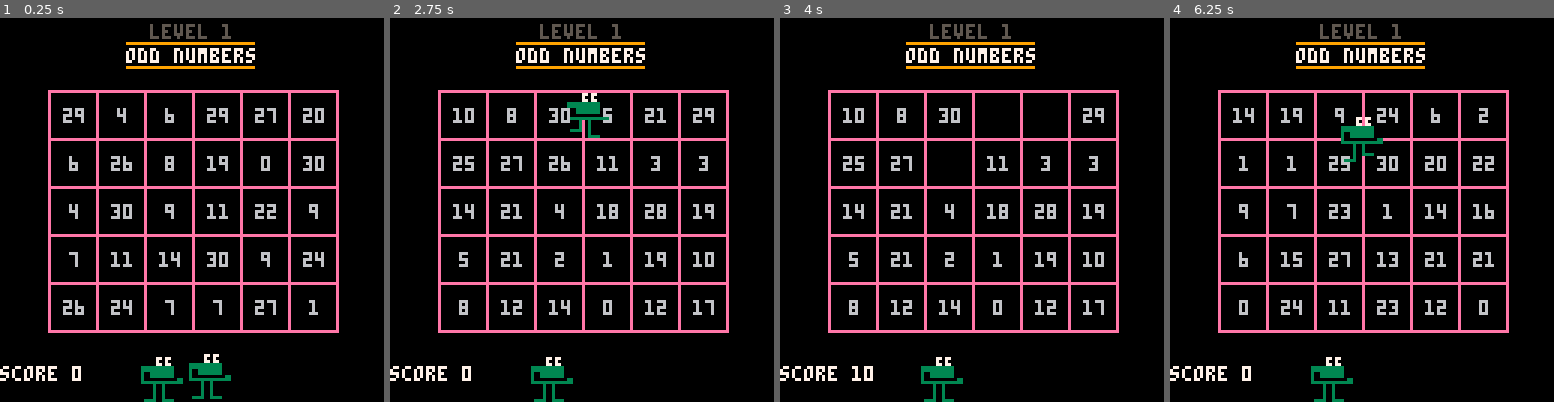
Above: before the commit, frames 1-4 (left to right).
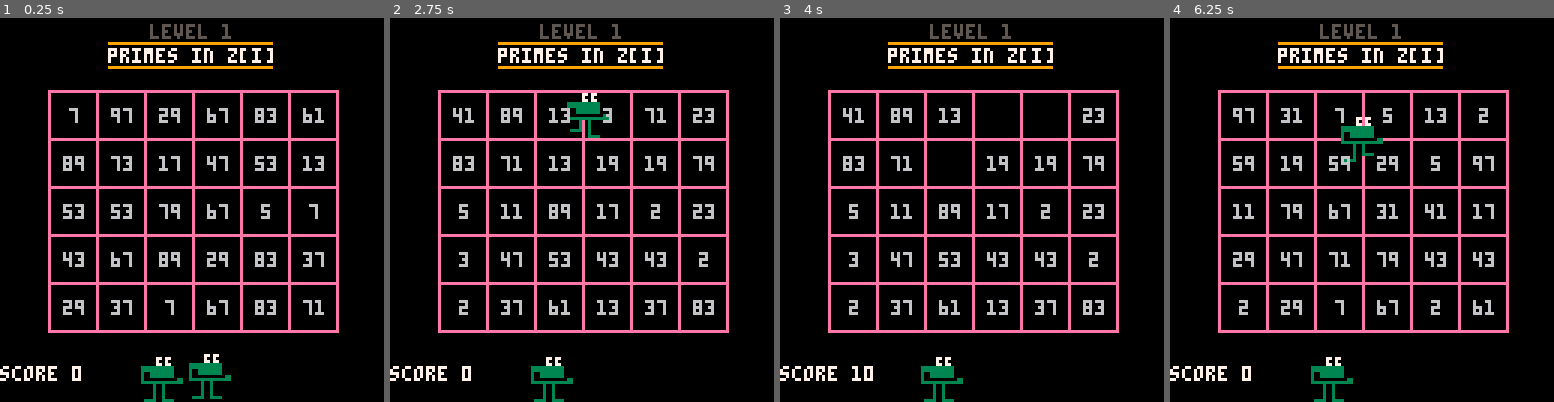
Above: after the commit, the same moments.

Repository: m4thpro/nl
Game: PICO-8 cartridge nl.p8
The game is run twice, just before and just after one commit, with the same random seed, the same clock (stepped at 60 frames per second) and the same inputs.
Inputs:
- Up to frame 1 (0.25 s): no input
- Up to frame 2 (2.75 s): tap X (X key) at 0.33, 1.07, 1.85 s; tap O (Z key) at 0.7, 1.7, 2.1, 2.5 s; hold Right 1.6-2.1 s; hold Up 2.15-2.42 s; hold Right from 2.47 s (still down)
- Up to frame 3 (4 s): tap O (Z key) at 2.9, 3.3, 3.7 s; tap X (X key) at 2.97 s; release Right at 3.03 s; hold Left 3.08-3.58 s; hold Down 3.63-3.97 s
- Up to frame 4 (6.25 s): hold Right 4.02-4.68 s; tap X (X key) at 4.08, 5.2 s; tap O (Z key) every 0.4 s from 4.1 to 6.1 s; hold Up 4.73-5.03 s; hold Left 5.08-5.68 s; hold Down 5.73-6.03 s; hold Right from 6.08 s (still down)

The runs differ from the first frame. In frame 1, 3.4% of the frame differs, in the area x 16-85%, y 6-78%; in frame 2, 3.4%; in frame 3, 3.3%; in frame 4, 3.5%.

Commit message:
more complicated levels

Diff:
--- a/nl.p8
+++ b/nl.p8
@@ -34,6 +34,51 @@
    end
 end
 
+function prime(n)
+   if n <= 1 then return false end
+   for i = 2, n-1 do
+      if n % i == 0 then
+	 return false
+      end
+   end
+   return true
+end
+
+function gcd(m, n)
+   while m ~= 0 do
+      m, n = (n % m), m
+   end
+   return n
+end
+
+function units_mod_m(m)
+   return function(n)
+      if (gcd(m,n) == 1) then return true end
+      return false
+   end
+end
+
+function square_mod_m(m)
+   return function(n)
+      for i=0, m-1 do
+	 if i*i % m == n % m then  return true end
+      end
+      return false
+   end
+end
+
+function square(n)
+   if (flr(sqrt(n))*flr(sqrt(n)) == n) then return true end
+   return false
+end
+
+function sum_of_two_squares(n)
+   for i = 0, flr(sqrt(n)) do
+      if square(n-i*i) then return true end
+   end
+   return false
+end
+
 function bounded(a,b)
    return function(n)
       if n < a then return nil end
@@ -42,7 +87,41 @@
    end
 end
 
+function primes_in_zi(n)
+   if not prime(n) then return nil end
+   if sum_of_two_squares(n) then return false end
+   return true
+end
+
 levels = {
+   { title = "primes in z[i]",
+     f = intersection(bounded(0,99),primes_in_zi),
+     troggle_count = 10,
+   },
+   { title = "squares modulo 5",
+     f = intersection(bounded(0,4),square_mod_m(5)),
+     troggle_count = 10,
+   },
+   { title = "squares modulo 8",
+     f = intersection(bounded(0,7),square_mod_m(8)),
+     troggle_count = 10,
+   },
+   { title = "units modulo 12",
+     f = intersection(bounded(0,11),units_mod_m(12)),
+     troggle_count = 10,
+   },
+   { title = "sums of two squares",
+     f = intersection(bounded(0,99),sum_of_two_squares),
+     troggle_count = 10,
+   },
+   { title = "primes",
+     f = intersection(bounded(0,99),prime),
+     troggle_count = 10,
+   },
+   { title = "squares",
+     f = intersection(bounded(0,99),square),
+     troggle_count = 10,
+   },
    { title = "odd numbers",
      f = intersection(bounded(0,30),congruence(1,2)),
      troggle_count = 10,
